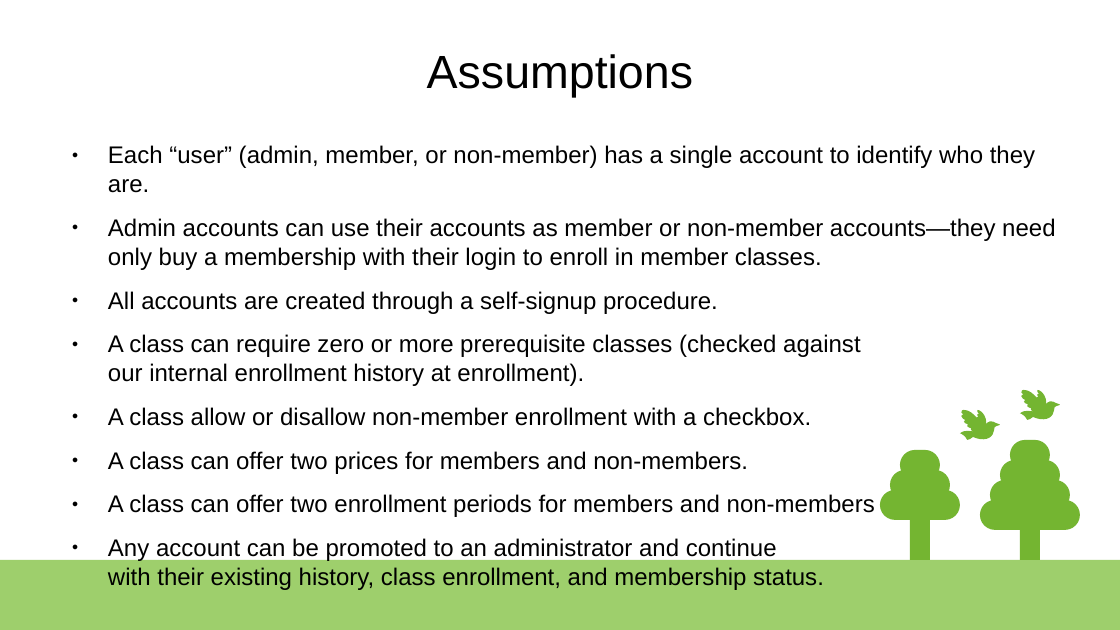
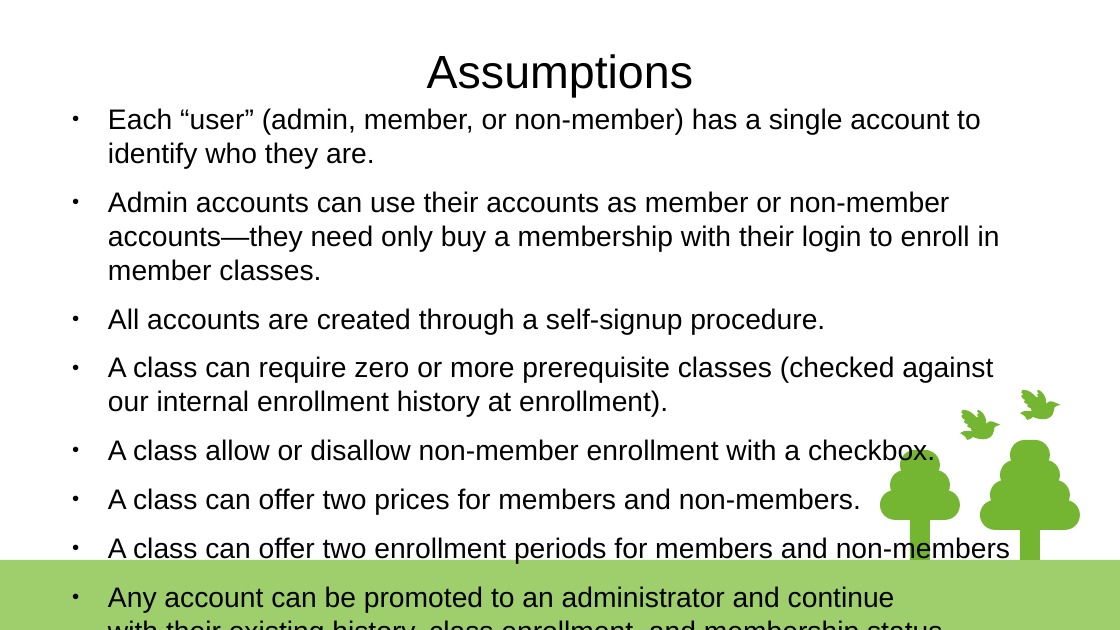
Before and after one commit to zgoethel/CS341_YMCA, a slide deck: slide 2 of CS341_YMCA/Demo1.odp. Drawn at 1120x630 pixels with LibreOffice and Linux fonts; fonts in the diff are those of the drawing. Boxes give left, top, right and bottom in pixels: in the first picture for what was removed or moved away, otherwise in the second. Text is boxed around its words. In the diff, an @@ line names an element or a change of style, - is before the commit and + after.

```diff
--- a/CS341_YMCA/Demo1.odp
+++ b/CS341_YMCA/Demo1.odp
@@ text "Each “user” (admin, member, or ...": place and size @@
-text "Each “user” (admin, member, or ..." at box(108, 145, 1055, 590)
+text "Each “user” (admin, member, or ..." at box(108, 108, 1010, 613)
@@ text "Each “user” (admin, member, or ..." at box(108, 108, 1010, 613): size 17 to 20 pt @@
```
Also in this commit, not shown: 2 other slides changed.
